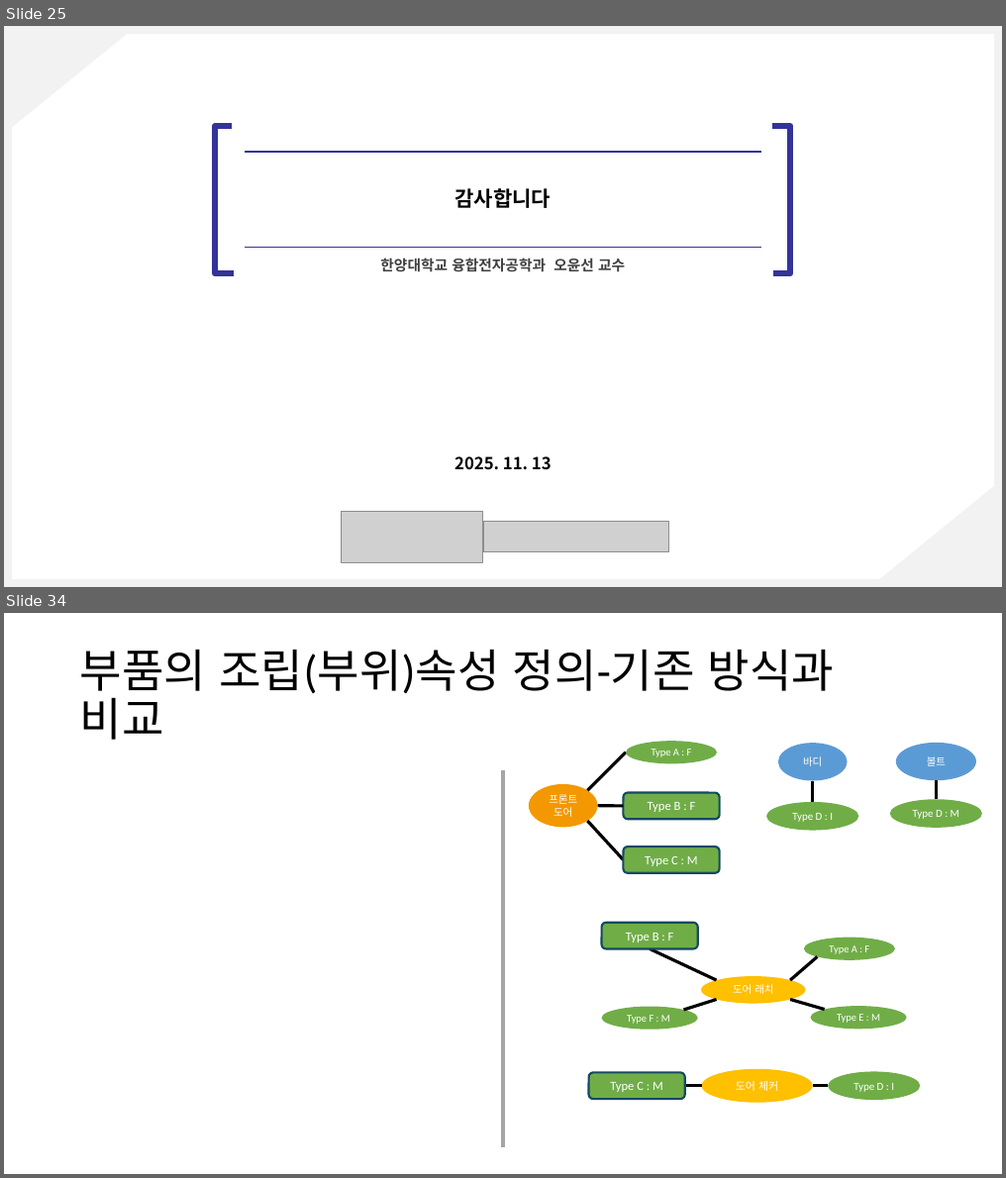
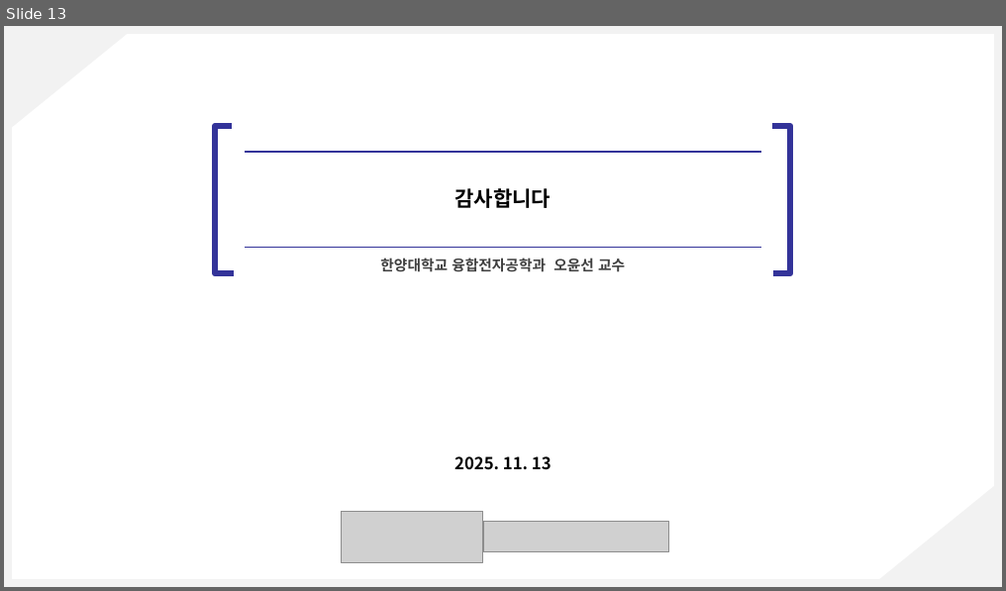
Before and after one commit to kimz1121/test, a slide deck: 현대차 심볼릭 플레너 예시 설명 자료_00.pptx. Shown one above the other, each under a label of ours: slides 25 and 34 before the commit, slide 13 after it; the slides between them are not shown. The pictures are 1006x1178 and 1006x591 pixels, drawn with LibreOffice and Linux fonts; fonts in the diff are those of the drawing; grey boxes stand for pictures. Boxes give left, top, right and bottom in pixels: in the first picture for what was removed or moved away, otherwise in the second. Text is boxed around its words. In the diff, an @@ line names an element or a change of style, - is before the commit and + after.

```diff
--- a/현대차 심볼릭 플레너 예시 설명 자료_00.pptx
+++ b/현대차 심볼릭 플레너 예시 설명 자료_00.pptx
@@ slide 34 removed at (x1=4, y1=613, x2=1002, y2=1174), background #FFFFFF @@
@@ title removed at (x1=80, y1=649, x2=834, y2=740) @@
-부품의 조립(부위)속성 정의-기존 방식과 비교
@@ ellipse removed at (x1=778, y1=744, x2=846, y2=781) @@
-바디
@@ ellipse removed at (x1=896, y1=743, x2=976, y2=780) @@
-볼트
@@ line removed from (503, 770) to (503, 1148) @@
@@ line removed from (813, 802) to (813, 780) @@
@@ line removed from (936, 799) to (936, 780) @@
@@ group removed at (x1=529, y1=741, x2=720, y2=872): 3 lines, 2 ellipses, 2 rounded rectangles @@
-프론트 도어
-Type A : F
-Type C : M
-Type B : F
@@ ellipse removed at (x1=767, y1=802, x2=859, y2=831) @@
-Type D : I
@@ ellipse removed at (x1=890, y1=799, x2=982, y2=828) @@
-Type D : M
@@ group removed at (x1=601, y1=923, x2=907, y2=1030): 4 ellipses, 4 lines, 1 rounded rectangle @@
-도어 래치
-Type A : F
-Type E : M
-Type F : M
-Type B : F
@@ group removed at (x1=589, y1=1069, x2=921, y2=1103): 2 ellipses, 2 lines, 1 rounded rectangle @@
-도어 체커
-Type D : I
-Type C : M
@@ what was slide 25 is now slide 13 @@
```
Also in this commit, not shown: 3 slides changed, 1 slide added, 23 other slides removed.
